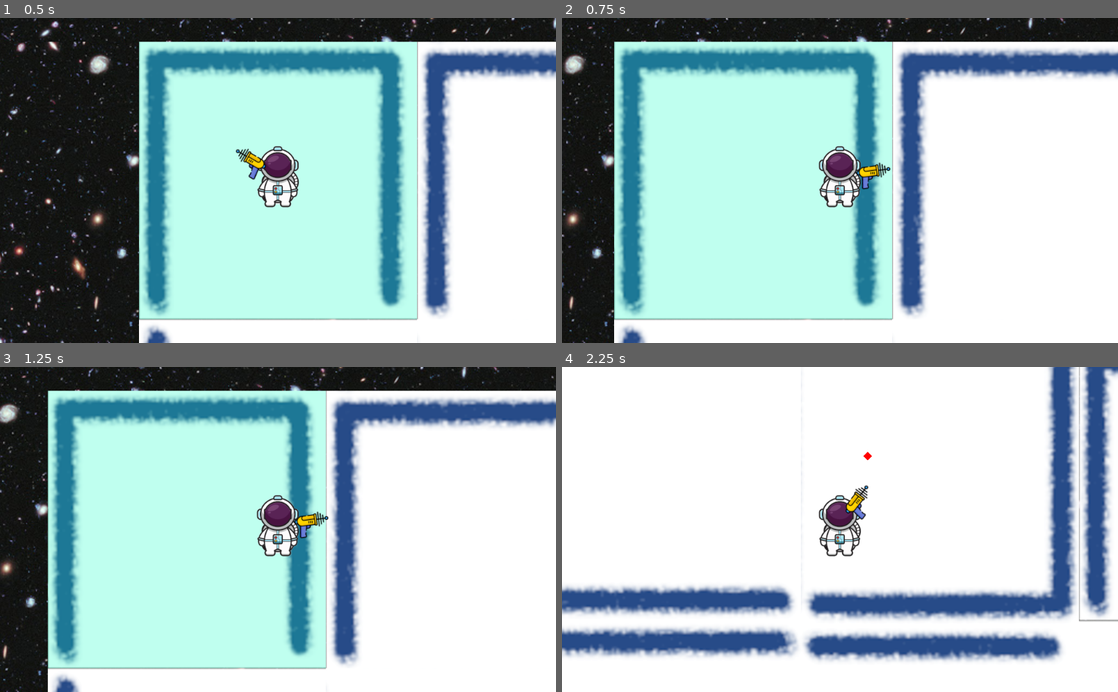
Above: before the commit, frames 1-4 (two rows, left to right).
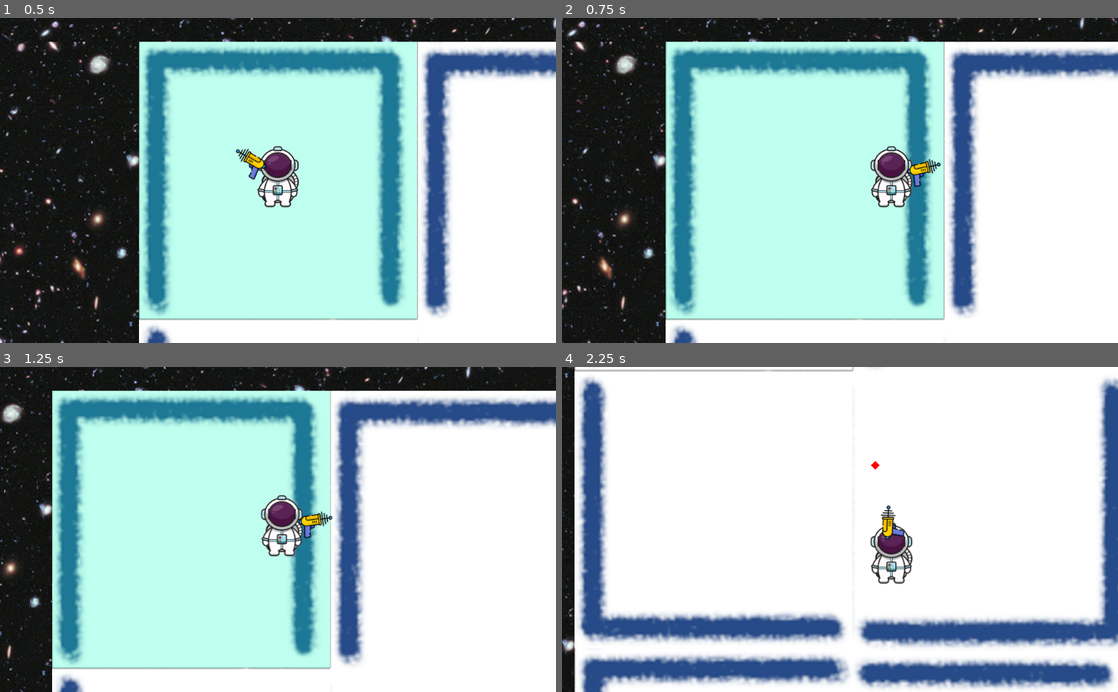
Above: after the commit, the same moments.

Repository: drarbego/anoxia
Game: Godot game, scene res://Maze.tscn
Same seed, same stepped clock (60 frames per second), same inputs: the game is played once before the commit and once after it.
Inputs (mouse positions are in pixels of both pictures, inside the frame that each line leads up to):
- Up to frame 1 (0.5 s): no input
- Up to frame 2 (0.75 s): tap Enter at 0.5 s; move the mouse to (962, 164) at 0.52 s; hold D (move_right) from 0.53 s (still down); hold Shift (do_action) from 0.53 s (still down)
- Up to frame 3 (1.25 s): keep holding D (move_right); keep holding Shift (do_action)
- Up to frame 4 (2.25 s): move the mouse to (728, 545) at 1.27 s; release D (move_right) at 1.28 s; release Shift (do_action) at 1.28 s; hold S (move_down) 1.28-2.03 s; tap Space (release) at 1.35 s; move the mouse to (895, 458) at 2.02 s; hold D (move_right) from 2.03 s (still down); click (895, 458) at 2.1 s

Frame 1 is identical in both runs. In frame 2, 32% of the frame differs, in the area x 0-100%, y 0-100%; in frame 3, 13%; in frame 4, 42%.

Commit message:
Add base maze and fix camera

Diff:
--- /dev/null
+++ b/BaseMaze.gd
@@ -0,0 +1,127 @@
+extends Node2D
+
+class_name BaseMaze
+
+enum CELL_CONTENT {
+	ENEMY_SPAWNER,
+	OXYGEN_DUCT
+}
+
+var cells = []
+export var rows = 10
+export var cols = 10
+
+
+class Cell:
+	var x
+	var y
+	var visited = false
+
+	var cost = -1
+
+	var content = null
+
+	var up_wall = true
+	var down_wall = true
+	var left_wall = true
+	var right_wall = true
+
+	func _init(_x, _y):
+		self.x = _x
+		self.y = _y
+
+	func set_cost(new_cost):
+		self.cost = new_cost
+
+
+func populate_cells():
+	for i in range(rows):
+		for j in range(cols):
+			var cell = Cell.new(j, i)
+			var is_end_or_start = (i == 0 and j == 0) or (i == rows-1 and j == cols-1)
+			if randf() <= 0.3 and not is_end_or_start:
+				if randf() <= 0.4:
+					cell.content = CELL_CONTENT.OXYGEN_DUCT
+				else:
+					cell.content = CELL_CONTENT.ENEMY_SPAWNER
+			cells.append(cell)
+
+func get_cell_index_from_pos(pos):
+	var coords = (pos / $TileMap.cell_size.x).floor()
+	return self._get_cell_index(coords.x, coords.y)
+
+
+func carve_maze(initial_cell):
+	var stack = []
+	initial_cell.visited = true
+	stack.append(initial_cell)
+	while stack:
+		var current_cell = stack.pop_back()
+		var neighbors = get_unvisited_neighbors(current_cell)
+		if neighbors:
+			stack.append(current_cell)
+			var rand_neighbor = neighbors[randi() % len(neighbors)]
+			remove_wall(current_cell, rand_neighbor)
+			rand_neighbor.visited = true
+			stack.append(rand_neighbor)
+
+func get_unvisited_neighbors(cell):
+	var neighbors = get_neighbors(cell)
+	var unvisited_neighbors = []
+
+	for neighbor in neighbors:
+		if not neighbor.visited:
+			unvisited_neighbors.append(neighbor)
+
+	return unvisited_neighbors
+
+func get_neighbors(cell):
+	var neighbors = []
+
+	var up_neighbor_index = _get_cell_index(cell.x, cell.y - 1)
+	var down_neighbor_index = _get_cell_index(cell.x, cell.y + 1)
+	var left_neighbor_index = _get_cell_index(cell.x - 1, cell.y)
+	var right_neighbor_index = _get_cell_index(cell.x + 1, cell.y)
+
+	if up_neighbor_index:
+		neighbors.append(cells[up_neighbor_index])
+	if down_neighbor_index:
+		neighbors.append(cells[down_neighbor_index])
+	if left_neighbor_index:
+		neighbors.append(cells[left_neighbor_index])
+	if right_neighbor_index:
+		neighbors.append(cells[right_neighbor_index])
+
+	return neighbors
+
+func _get_cell_index(x, y):
+	if x < 0 or x > cols-1 or y < 0 or y > rows-1:
+		return null
+
+	return x + y * cols
+
+func remove_wall(current, neighbor):
+	var x_delta = neighbor.x - current.x
+	if x_delta == 1:
+		current.right_wall = false
+		neighbor.left_wall = false
+	elif x_delta == -1:
+		current.left_wall = false
+		neighbor.right_wall = false
+
+	var y_delta = neighbor.y - current.y
+	if y_delta == 1:
+		current.down_wall = false
+		neighbor.up_wall = false
+	elif y_delta == -1:
+		current.up_wall = false
+		neighbor.down_wall = false
+
+
+func reset_cells():
+	for cell in cells:
+		cell.left_wall = true
+		cell.right_wall = true
+		cell.up_wall = true
+		cell.down_wall = true
+		cell.visited = false
--- a/Maze.gd
+++ b/Maze.gd
@@ -1,42 +1,10 @@
-extends Node2D
-
-enum CELL_CONTENT {
-	ENEMY_SPAWNER,
-	OXYGEN_DUCT
-}
-
-var cells = []
-export var rows = 10
-export var cols = 10
-
-var player = null
+extends BaseMaze
 
 const Player = preload("res://Player.tscn")
 const EnemySpawner = preload("res://EnemySpawner.tscn")
 const OxygenDuct = preload("res://OxygenDuct.tscn")
 const Bullet = preload("res://Bullet.tscn")
 
-
-class Cell:
-	var x
-	var y
-	var visited = false
-
-	var cost = -1
-
-	var content = null
-
-	var up_wall = true
-	var down_wall = true
-	var left_wall = true
-	var right_wall = true
-
-	func _init(_x, _y):
-		self.x = _x
-		self.y = _y
-
-	func set_cost(new_cost):
-		self.cost = new_cost
 
 func _ready():
 	randomize()
@@ -45,7 +13,7 @@
 	fill_tilemap()
 	fill_cell_content()
 
-	self.player = Player.instance().init(
+	var player = Player.instance().init(
 		Vector2(256, 256),
 		0,
 		self
@@ -98,103 +66,12 @@
 
 	return cells[index]
 
-func populate_cells():
-	for i in range(rows):
-		for j in range(cols):
-			var cell = Cell.new(j, i)
-			var is_end_or_start = (i == 0 and j == 0) or (i == rows-1 and j == cols-1)
-			if randf() <= 0.3 and not is_end_or_start:
-				if randf() <= 0.4:
-					cell.content = CELL_CONTENT.OXYGEN_DUCT
-				else:
-					cell.content = CELL_CONTENT.ENEMY_SPAWNER
-			cells.append(cell)
-
-func get_cell_index_from_pos(pos):
-	var coords = (pos / $TileMap.cell_size.x).floor()
-	return self._get_cell_index(coords.x, coords.y)
-
-func spawn_bullet(pos):
+func spawn_bullet(player):
 	var bullet = Bullet.instance().init(
-		pos,
-		(get_global_mouse_position() - self.player.position).normalized()
+		player.get_node("Gun").global_position,
+		(get_global_mouse_position() - player.global_position).normalized()
 	)
 	add_child(bullet)
-
-func carve_maze(initial_cell):
-	var stack = []
-	initial_cell.visited = true
-	stack.append(initial_cell)
-	while stack:
-		var current_cell = stack.pop_back()
-		var neighbors = get_unvisited_neighbors(current_cell)
-		if neighbors:
-			stack.append(current_cell)
-			var rand_neighbor = neighbors[randi() % len(neighbors)]
-			remove_wall(current_cell, rand_neighbor)
-			rand_neighbor.visited = true
-			stack.append(rand_neighbor)
-
-func get_unvisited_neighbors(cell):
-	var neighbors = get_neighbors(cell)
-	var unvisited_neighbors = []
-
-	for neighbor in neighbors:
-		if not neighbor.visited:
-			unvisited_neighbors.append(neighbor)
-
-	return unvisited_neighbors
-
-func get_neighbors(cell):
-	var neighbors = []
-
-	var up_neighbor_index = _get_cell_index(cell.x, cell.y - 1)
-	var down_neighbor_index = _get_cell_index(cell.x, cell.y + 1)
-	var left_neighbor_index = _get_cell_index(cell.x - 1, cell.y)
-	var right_neighbor_index = _get_cell_index(cell.x + 1, cell.y)
-
-	if up_neighbor_index:
-		neighbors.append(cells[up_neighbor_index])
-	if down_neighbor_index:
-		neighbors.append(cells[down_neighbor_index])
-	if left_neighbor_index:
-		neighbors.append(cells[left_neighbor_index])
-	if right_neighbor_index:
-		neighbors.append(cells[right_neighbor_index])
-
-	return neighbors
-
-func _get_cell_index(x, y):
-	if x < 0 or x > cols-1 or y < 0 or y > rows-1:
-		return null
-
-	return x + y * cols
-
-func remove_wall(current, neighbor):
-	var x_delta = neighbor.x - current.x
-	if x_delta == 1:
-		current.right_wall = false
-		neighbor.left_wall = false
-	elif x_delta == -1:
-		current.left_wall = false
-		neighbor.right_wall = false
-
-	var y_delta = neighbor.y - current.y
-	if y_delta == 1:
-		current.down_wall = false
-		neighbor.up_wall = false
-	elif y_delta == -1:
-		current.up_wall = false
-		neighbor.down_wall = false
-
-
-func reset_cells():
-	for cell in cells:
-		cell.left_wall = true
-		cell.right_wall = true
-		cell.up_wall = true
-		cell.down_wall = true
-		cell.visited = false
 
 func _get_tile_id(cell):
 	var walls = str(int(cell.up_wall)) + str(int(cell.right_wall)) + str(int(cell.down_wall)) + str(int(cell.left_wall))
--- a/Player.gd
+++ b/Player.gd
@@ -43,7 +43,7 @@
 
 func _handle_shooting():
 	if is_cooled_down:
-		self.maze.spawn_bullet($Gun.global_position)
+		self.maze.spawn_bullet(self)
 		is_cooled_down = false
 		$CooldownTimer.start()
 
--- a/Player.tscn
+++ b/Player.tscn
@@ -22,6 +22,8 @@
 
 [node name="Camera2D" type="Camera2D" parent="."]
 current = true
+limit_smoothed = true
+smoothing_enabled = true
 
 [node name="Gun" type="Sprite" parent="."]
 position = Vector2( 64, 0 )
--- a/project.godot
+++ b/project.godot
@@ -9,6 +9,11 @@
 config_version=4
 
 _global_script_classes=[ {
+"base": "Node2D",
+"class": "BaseMaze",
+"language": "GDScript",
+"path": "res://BaseMaze.gd"
+}, {
 "base": "Node",
 "class": "BaseState",
 "language": "GDScript",
@@ -20,6 +25,7 @@
 "path": "res://Player.gd"
 } ]
 _global_script_class_icons={
+"BaseMaze": "",
 "BaseState": "",
 "Player": ""
 }
